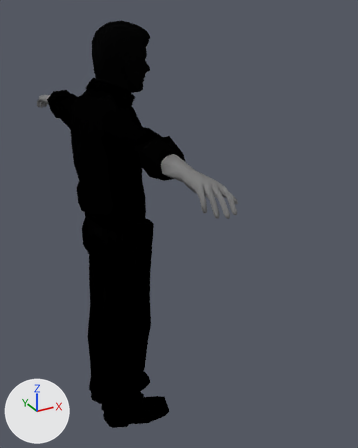
The Blender file materials/models/player/player.blend, before and after one commit.
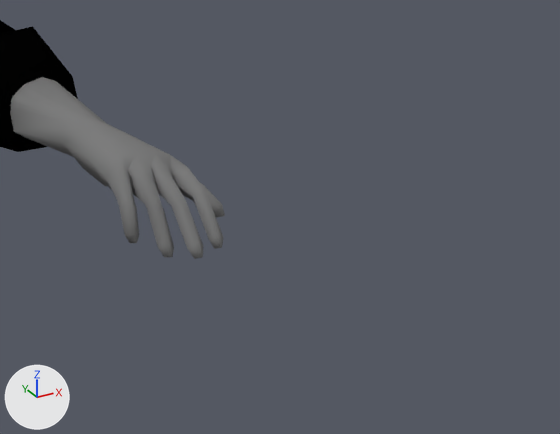
Each version is shown whole from a camera (50 mm lens) standing at (-1.244, -3.342, 3.361) and looking at (0.506, -0.16, 1.77), then close up on the part from 44% to 100% of the width and 28% to 63% of the height. Lighting does not change. The marker at lower left points along +X, +Y and +Z.

The older version as bpy lines, for what is in view:
```python
ob_knife = bpy.data.objects.new('Knife', me_plane)
ob_knife.location = (0.0, 0.0, 0.0)
ob_object_007_mesh_008_m_object_007_mesh_008_m_material_008_indian = bpy.data.objects.new('Object.007_Mesh.008_M_Object.007_Mesh.008_M_Material.008_indian', me_object_007_mesh_008_m_object_007_mesh_008_m_material_008_indian)
ob_object_007_mesh_008_m_object_007_mesh_008_m_material_008_indian.location = (0.0, 0.0, 0.0)
ob_object_007_mesh_008_m_object_007_mesh_008_m_material_008_indian.rotation_euler = (1.571, 0.0, 0.0)  # degrees (90, 0, 0)
ob_object_007_mesh_008_m_object_007_mesh_008_m_material_008_indian.scale = (1.73, 1.73, 1.73)
```
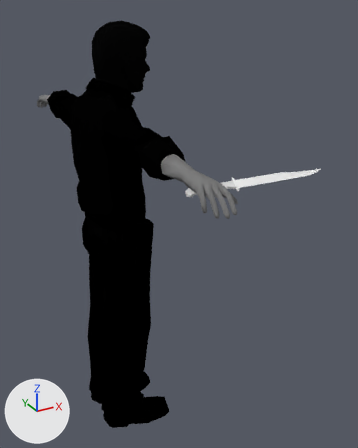
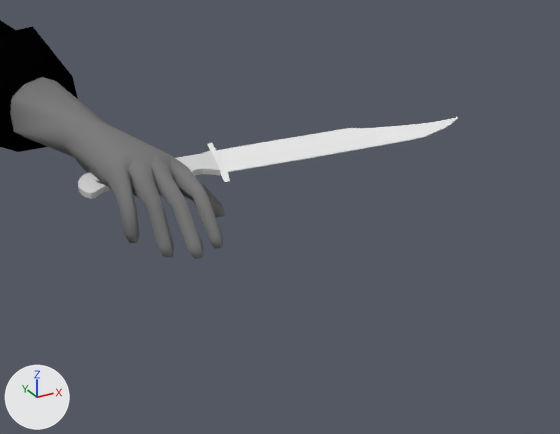
Changed parts and their boxes (x1, y1, x2, y2) in the close-ups (560 x 434 px):
'Knife', shown
    after: (78, 117, 458, 199)

The change in detail:
Object 'Knife' (ob_knife) is now shown.
Object 'Knife' (ob_knife) moves from (0.0, 0.0, 0.0) to (0.009, -1.427, 2.558).
Object 'Knife' (ob_knife) turns from (0, 0, 0) to (-134, -101, 21) degrees about x, y and z.
